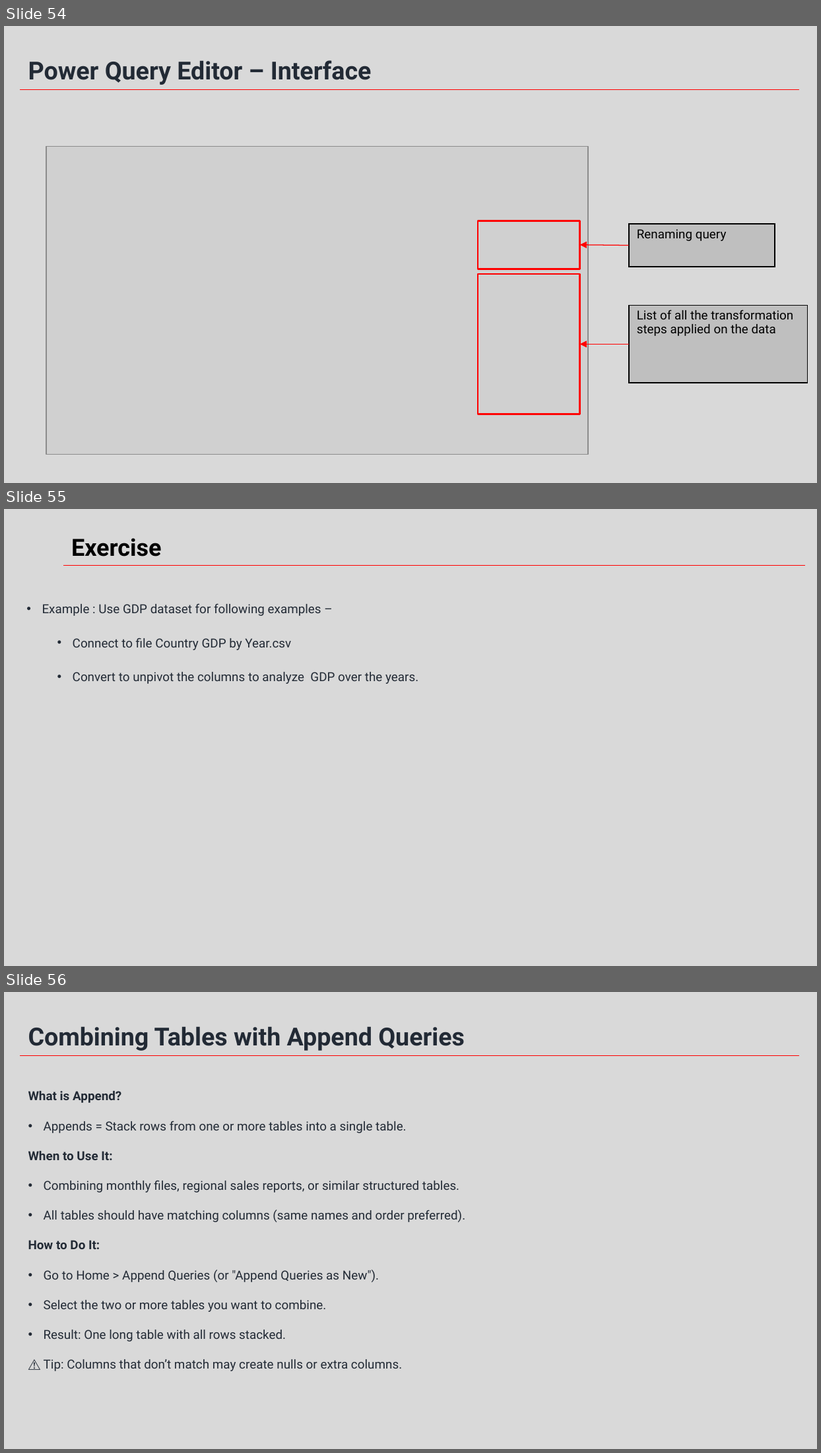
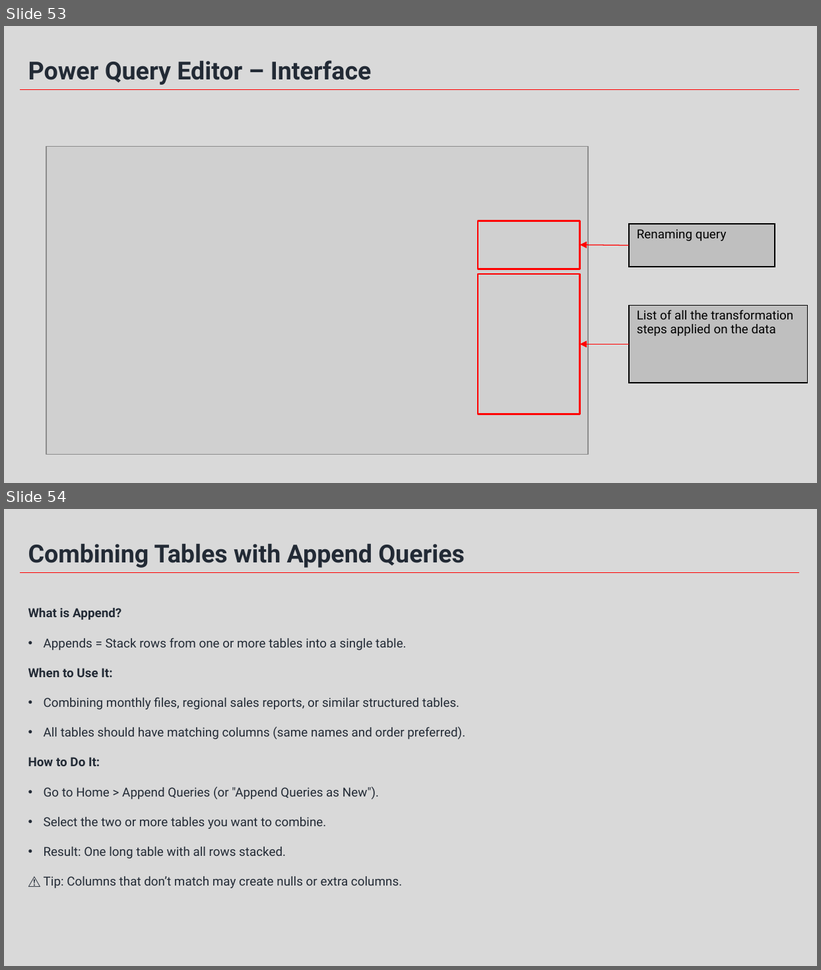
Before and after one commit to knowledge-corner/Ajmera_Group_Jun_5, a slide deck: Training Slides.pptx. Shown one above the other, each under a label of ours: slides 54, 55 and 56 before the commit, slides 53 and 54 after it. The pictures are 821x1453 and 821x970 pixels, drawn with LibreOffice and Linux fonts; fonts in the diff are those of the drawing; grey boxes stand for pictures; background and template pictures are left out. Boxes give left, top, right and bottom in pixels: in the first picture for what was removed or moved away, otherwise in the second. Text is boxed around its words. In the diff, an @@ line names an element or a change of style, - is before the commit and + after.

```diff
--- a/Training Slides.pptx
+++ b/Training Slides.pptx
@@ slide 55 removed at [4,509,817,966], background #D9D9D9 @@
@@ text removed at [71,538,161,557] @@
-Exercise
@@ line removed from (63, 565) to (805, 565) @@
@@ text removed at [42,603,418,684] @@
-• Example : Use GDP dataset for following examples –
-  • Connect to file Country GDP by Year.csv
-  • Convert to unpivot the columns to analyze GDP over the years.
@@ what was slide 54 is now slide 53 @@
@@ what was slide 56 is now slide 54 @@
```
Also in this commit, not shown: 1 slide added, 4 other slides removed, 3 other files.
